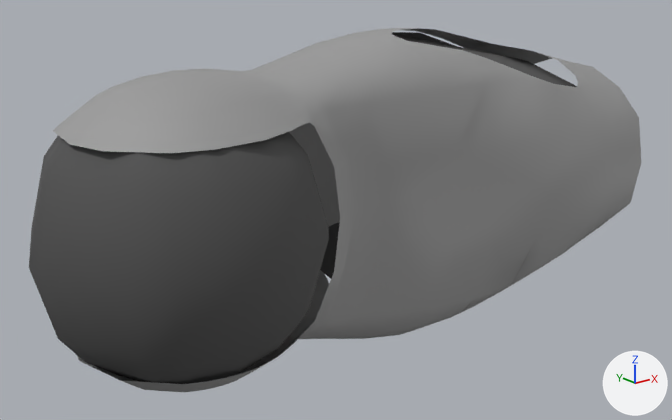
An edit to the COLLADA model src/resources/urdf/romeo/collision/LShoulderYaw.dae, drawn before and after from the same camera.
One viewpoint serves both versions: a camera (50 mm lens) standing at (-0.13, -0.239, 0.091) and looking at (0.066, 0.006, -0.007). The lights are fixed; the arrows at lower right show +X, +Y and +Z. Where no turn or scale is listed for an object, it has been applied to the vertices.

Objects in the first picture: 'LShoulderYaw_1', 'LShoulderYaw_2'.
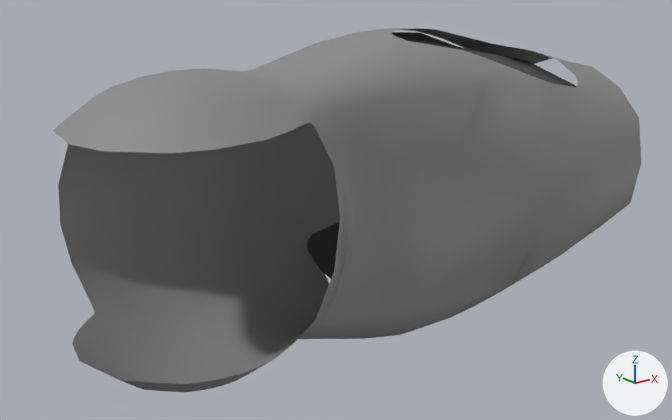
What differs and where, as boxes (x1, y1, x2, y2) in the pictures (672 x 420 px):
'LShoulderYaw_2', reshaped: before (29, 32, 577, 384); after (307, 32, 577, 278)
part 1 of me_shapeindexedfaces_004_geometry, deleted: before (29, 132, 329, 384)

Diff of the bpy script that builds the scene:
```diff
--- a/src/resources/urdf/romeo/collision/LShoulderYaw.dae.py
+++ b/src/resources/urdf/romeo/collision/LShoulderYaw.dae.py
@@ me_shapeindexedfaces_004_geometry @@
 # used by ob_lshoulderyaw_2; location = (0.0, 0.0, 0.0)
-me_shapeindexedfaces_004_geometry.from_pydata(...)  # 169 vertices, 259 faces; spans x -0.046..0.166, y -0.046..0.046, z -0.053..0.053
+me_shapeindexedfaces_004_geometry.from_pydata(...)  # 69 vertices, 63 faces; spans x 0.077..0.166, y -0.032..0.043, z -0.053..0.053
+# me_shapeindexedfaces_004_geometry part 1: the loose piece of 100 vertices spanning x -0.046..0.046, y -0.046..0.046, z -0.045..0.045 is deleted
+# me_shapeindexedfaces_004_geometry part 2: the surface is now shaded flat
 me_shapeindexedfaces_004_geometry.materials.append(mat_material_004)
```
